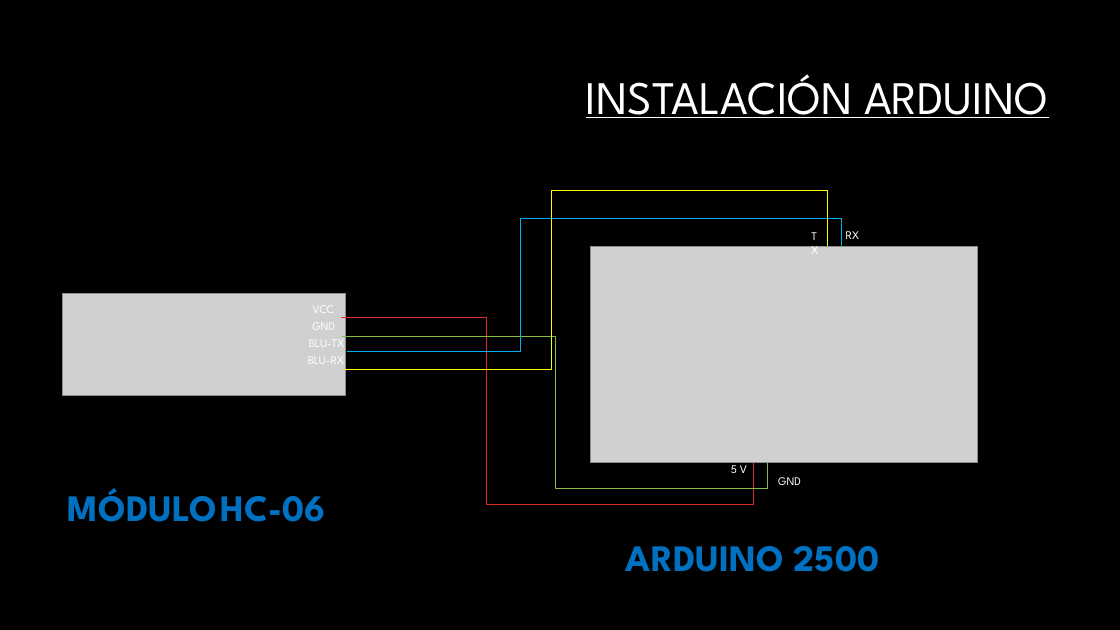
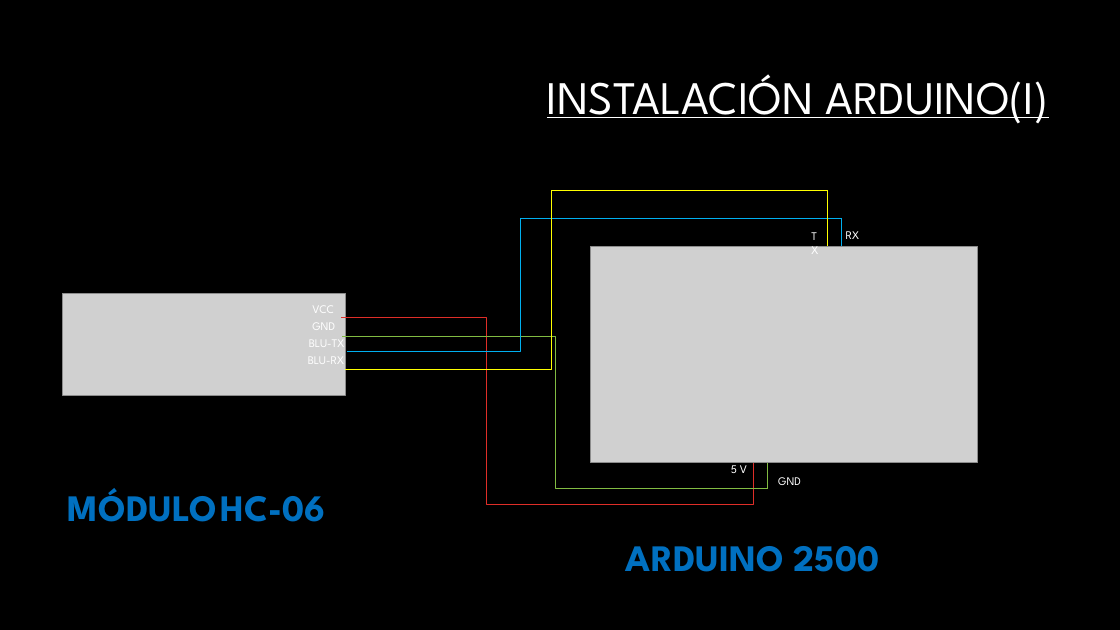
Before and after one commit to UVaNoobs/BlueFingerprint, a slide deck: slide 2 of PresentaciónFinal.pptx. Drawn at 1120x630 pixels with LibreOffice and Linux fonts; fonts in the diff are those of the drawing; grey boxes stand for pictures; background and template pictures are left out. Boxes give left, top, right and bottom in pixels: in the first picture for what was removed or moved away, otherwise in the second. Text is boxed around its words. In the diff, an @@ line names an element or a change of style, - is before the commit and + after.

```diff
--- a/PresentaciónFinal.pptx
+++ b/PresentaciónFinal.pptx
@@ title at [547,74,1048,124]: text changed @@
-INSTALACIÓN ARDUINO
+INSTALACIÓN ARDUINO(I)
```
Also in this commit, not shown: 4 other slides changed, 2 slides added, 1 slide removed.
